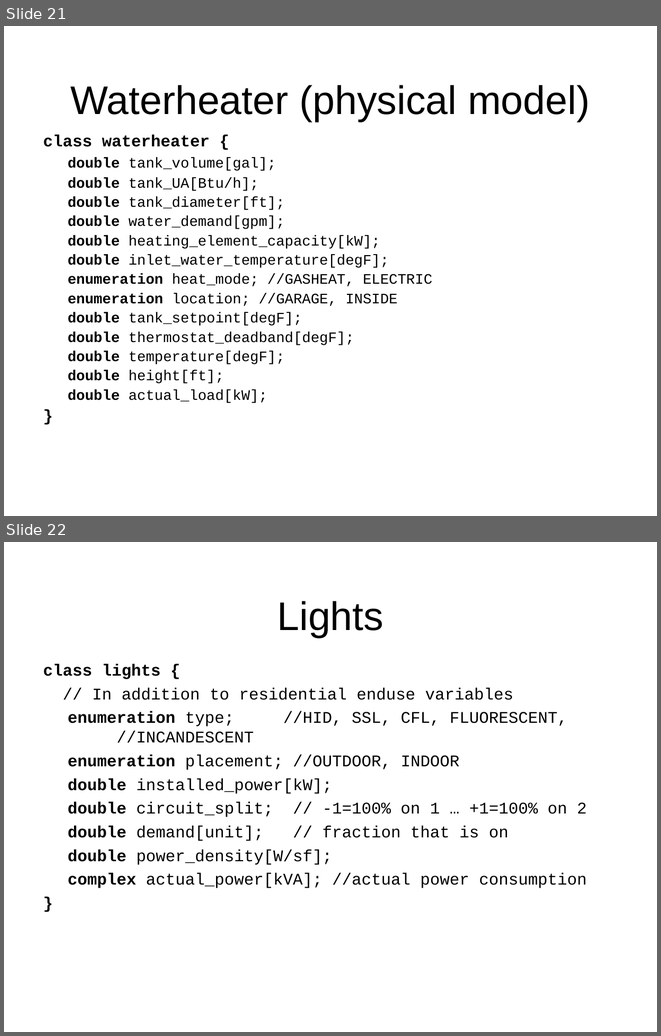
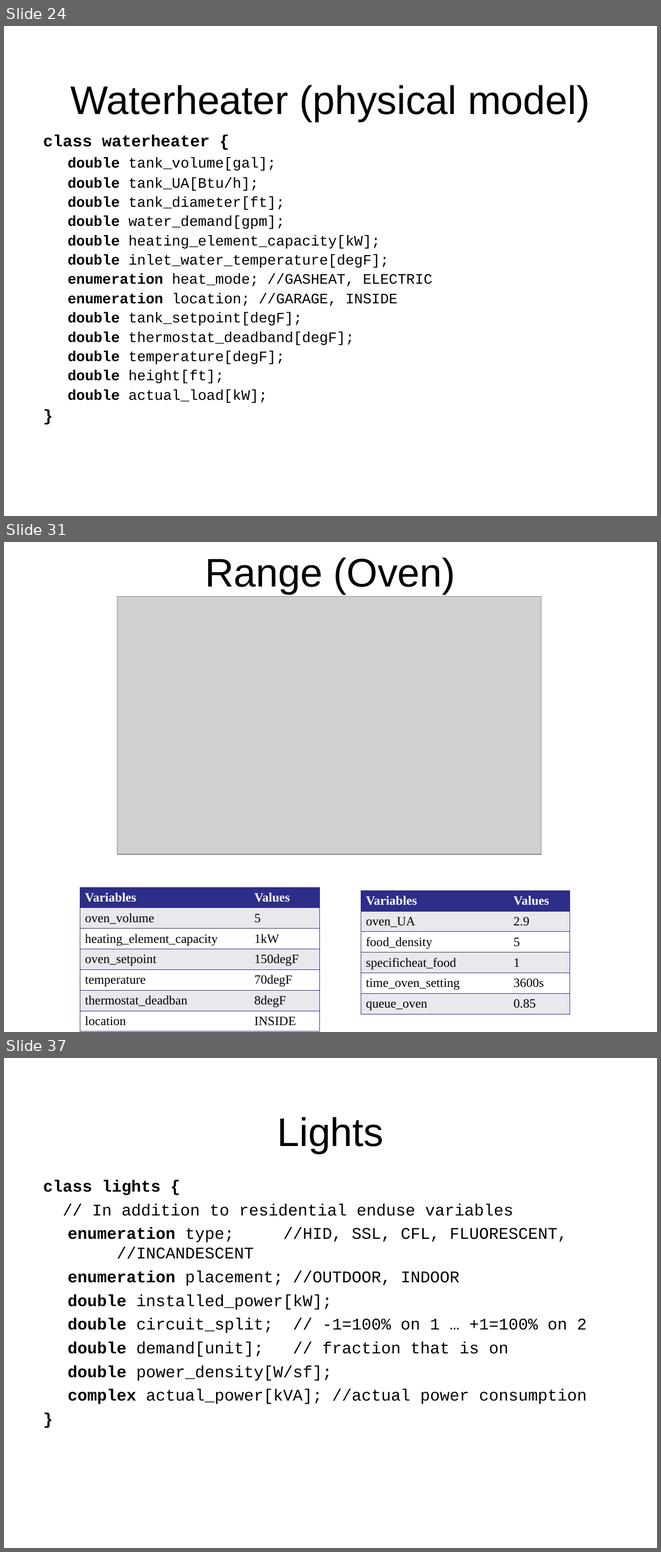
Before and after one commit to gridlab-d/course, a slide deck: ThreeDayCourse_v22/Day2/3.2 - Residential.ppt. Shown one above the other, each under a label of ours: slides 21 and 22 before the commit, slides 24, 31 and 37 after it; the slides between them are not shown. The pictures are 661x1036 and 661x1552 pixels, drawn with LibreOffice and Linux fonts; fonts in the diff are those of the drawing; grey boxes stand for pictures; background and template pictures are left out. Boxes give left, top, right and bottom in pixels: in the first picture for what was removed or moved away, otherwise in the second. Text is boxed around its words. In the diff, an @@ line names an element or a change of style, - is before the commit and + after.

Commit message:
Updated water heater,dishwasher, dryer, electric range, refrigerator, and clothes washer slides.

```diff
--- a/ThreeDayCourse_v22/Day2/3.2 - Residential.ppt
+++ b/ThreeDayCourse_v22/Day2/3.2 - Residential.ppt
@@ slide 31 added at (x1=4, y1=542, x2=657, y2=1032), background picture (left out) @@
@@ title added at (x1=205, y1=557, x2=456, y2=594), 44 pt, text #000000 @@
+Range (Oven)
@@ picture added at (x1=117, y1=596, x2=541, y2=854) @@
@@ table added at (x1=80, y1=886, x2=319, y2=1027), 7 rows, 2 columns @@
+Variables | Values
+oven_volume | 5
+heating_element_capacity | 1kW
+oven_setpoint | 150degF
+temperature | 70degF
+thermostat_deadban | 8degF
+location | INSIDE
@@ table added at (x1=361, y1=890, x2=570, y2=1012), 6 rows, 2 columns @@
+Variables | Values
+oven_UA | 2.9
+food_density | 5
+specificheat_food | 1
+time_oven_setting | 3600s
+queue_oven | 0.85
@@ what was slide 21 is now slide 24 @@
@@ what was slide 22 is now slide 37 @@
```
Also in this commit, not shown: 14 other slides added, 5 slides removed.
